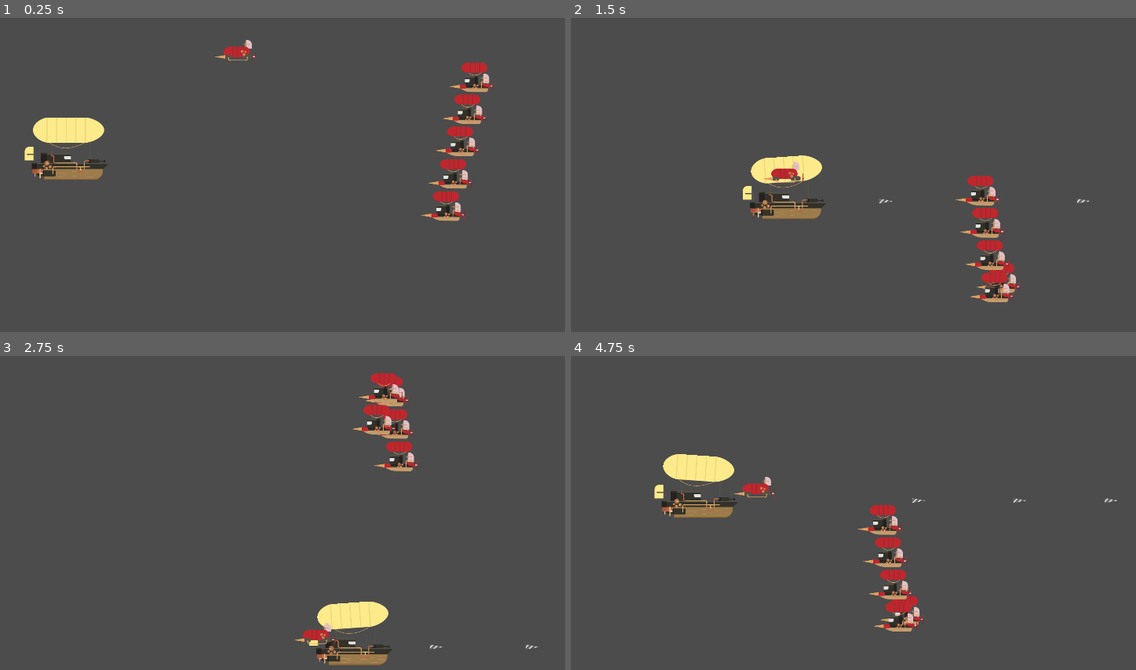
Above: before the commit, frames 1-4 (two rows, left to right).
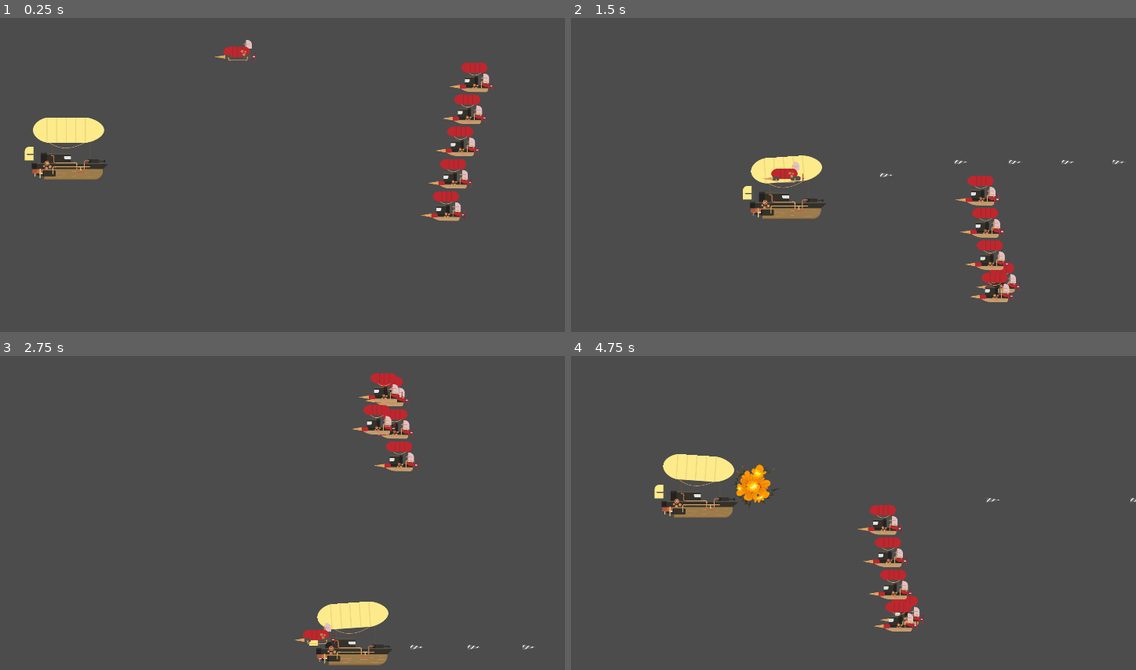
Above: after the commit, the same moments.

Repository: platzi/taller-godot-arkanet
Game: Godot game, scene res://Scenes/Nivel1.tscn
Two runs of this game, one before a commit and one after it. Both use one fixed random seed, a clock stepped at 60 frames per second and the inputs below.
Inputs (mouse positions are in pixels of both pictures, inside the frame that each line leads up to):
- Up to frame 1 (0.25 s): no input
- Up to frame 2 (1.5 s): move the mouse to (960, 137) at 0.52 s; press the mouse at (960, 137) at 0.53 s; hold D (move_right) 0.53-1.28 s; move the mouse to (695, 175) at 1.27 s; release the mouse at (695, 175) at 1.28 s; hold S (move_down) from 1.28 s (still down); click (695, 175) at 1.35 s
- Up to frame 3 (2.75 s): move the mouse to (316, 415) at 2.02 s; release S (move_down) at 2.03 s; press the mouse at (316, 415) at 2.03 s; hold D (move_right) from 2.03 s (still down)
- Up to frame 4 (4.75 s): move the mouse to (791, 563) at 2.77 s; release D (move_right) at 2.78 s; release the mouse at (791, 563) at 2.78 s; hold W (move_up) 2.78-3.53 s; click (791, 563) at 2.85 s; move the mouse to (1011, 547) at 3.52 s; press the mouse at (1011, 547) at 3.53 s; hold A (move_left) from 3.53 s (still down); move the mouse to (633, 440) at 4.27 s; release the mouse at (633, 440) at 4.28 s; click (633, 440) at 4.35 s

The runs differ from the first frame. In frame 1, less than 0.1% of the frame differs, in the area x 6-88%, y 20-65%; in frame 2, 0.2%; in frame 3, 0.1%; in frame 4, 0.7%, in the area x 18-100%, y 34-88%.
Error after the commit: Invalid call. Nonexistent function 'set_explosion' in base 'Area2D'. (res://Scripts/Disparo.gd:8)

Commit message:
Clase 9 - Colisiones

Diff:
--- a/Scenes/Disparo.tscn
+++ b/Scenes/Disparo.tscn
@@ -1,6 +1,7 @@
-[gd_scene load_steps=12 format=2]
+[gd_scene load_steps=13 format=2]
 
 [ext_resource path="res://Assets/disparo/disparo.png" type="Texture" id=1]
+[ext_resource path="res://Scripts/Disparo.gd" type="Script" id=2]
 
 [sub_resource type="AtlasTexture" id=1]
 flags = 4
@@ -56,11 +57,12 @@
 mode = 2
 gravity_scale = 0.0
 linear_velocity = Vector2( 1500, 0 )
+script = ExtResource( 2 )
 
 [node name="AnimatedSprite" type="AnimatedSprite" parent="."]
 frames = SubResource( 8 )
 animation = "disparo"
-frame = 6
+frame = 5
 playing = true
 
 [node name="CollisionShape2D" type="CollisionShape2D" parent="."]
@@ -74,3 +76,5 @@
 self_modulate = Color( 0.0431373, 0.886275, 0.176471, 1 )
 position = Vector2( 23, 0 )
 shape = SubResource( 10 )
+
+[connection signal="area_entered" from="Area2D" to="." method="_on_Area2D_area_entered"]
--- a/Scenes/EnemigoDirigido.tscn
+++ b/Scenes/EnemigoDirigido.tscn
@@ -1,7 +1,8 @@
-[gd_scene load_steps=11 format=2]
+[gd_scene load_steps=22 format=2]
 
 [ext_resource path="res://Assets/enemigos/enemigo2.png" type="Texture" id=1]
 [ext_resource path="res://Scripts/EnemigoDirigido.gd" type="Script" id=2]
+[ext_resource path="res://Assets/enemigos/explosion.png" type="Texture" id=3]
 
 [sub_resource type="AtlasTexture" id=1]
 flags = 4
@@ -33,19 +34,74 @@
 atlas = ExtResource( 1 )
 region = Rect2( 730, 0, 146, 95 )
 
+[sub_resource type="AtlasTexture" id=9]
+flags = 4
+atlas = ExtResource( 3 )
+region = Rect2( 0, 0, 200, 170 )
+
+[sub_resource type="AtlasTexture" id=10]
+flags = 4
+atlas = ExtResource( 3 )
+region = Rect2( 200, 0, 200, 170 )
+
+[sub_resource type="AtlasTexture" id=11]
+flags = 4
+atlas = ExtResource( 3 )
+region = Rect2( 400, 0, 200, 170 )
+
+[sub_resource type="AtlasTexture" id=12]
+flags = 4
+atlas = ExtResource( 3 )
+region = Rect2( 600, 0, 200, 170 )
+
+[sub_resource type="AtlasTexture" id=13]
+flags = 4
+atlas = ExtResource( 3 )
+region = Rect2( 800, 0, 200, 170 )
+
+[sub_resource type="AtlasTexture" id=14]
+flags = 4
+atlas = ExtResource( 3 )
+region = Rect2( 1000, 0, 200, 170 )
+
+[sub_resource type="AtlasTexture" id=15]
+flags = 4
+atlas = ExtResource( 3 )
+region = Rect2( 1200, 0, 200, 170 )
+
+[sub_resource type="AtlasTexture" id=16]
+flags = 4
+atlas = ExtResource( 3 )
+region = Rect2( 1400, 0, 200, 170 )
+
+[sub_resource type="AtlasTexture" id=17]
+flags = 4
+atlas = ExtResource( 3 )
+region = Rect2( 1600, 0, 200, 170 )
+
+[sub_resource type="AtlasTexture" id=18]
+flags = 4
+atlas = ExtResource( 3 )
+region = Rect2( 1800, 0, 200, 170 )
+
 [sub_resource type="SpriteFrames" id=7]
 animations = [ {
 "frames": [ SubResource( 1 ), SubResource( 2 ), SubResource( 3 ), SubResource( 4 ), SubResource( 5 ), SubResource( 6 ) ],
 "loop": true,
 "name": "idle",
 "speed": 20.0
+}, {
+"frames": [ SubResource( 9 ), SubResource( 10 ), SubResource( 11 ), SubResource( 12 ), SubResource( 13 ), SubResource( 14 ), SubResource( 15 ), SubResource( 16 ), SubResource( 17 ), SubResource( 18 ) ],
+"loop": false,
+"name": "explosion",
+"speed": 15.0
 } ]
 
 [sub_resource type="CapsuleShape2D" id=8]
 radius = 14.2317
 height = 65.5336
 
-[node name="EnemigoDirigido" type="Area2D"]
+[node name="EnemigoDirigido" type="Area2D" groups=["enemigo"]]
 script = ExtResource( 2 )
 
 [node name="AnimatedSprite" type="AnimatedSprite" parent="."]
--- a/Scenes/GrupoEnemigos.tscn
+++ b/Scenes/GrupoEnemigos.tscn
@@ -55,13 +55,12 @@
 rotate = false
 loop = false
 
-[node name="Enemigo" type="Area2D" parent="PathFollow2D"]
+[node name="Enemigo" type="Area2D" parent="PathFollow2D" groups=["enemigo"]]
 position = Vector2( 0.00012207, 0 )
 
 [node name="AnimatedSprite" type="AnimatedSprite" parent="PathFollow2D/Enemigo"]
 frames = SubResource( 7 )
 animation = "Idle"
-frame = 1
 playing = true
 
 [node name="CollisionShape2D" type="CollisionShape2D" parent="PathFollow2D/Enemigo"]
@@ -76,13 +75,12 @@
 rotate = false
 loop = false
 
-[node name="Enemigo" type="Area2D" parent="PathFollow2D2"]
+[node name="Enemigo" type="Area2D" parent="PathFollow2D2" groups=["enemigo"]]
 position = Vector2( 0.00012207, 0 )
 
 [node name="AnimatedSprite" type="AnimatedSprite" parent="PathFollow2D2/Enemigo"]
 frames = SubResource( 7 )
 animation = "Idle"
-frame = 1
 playing = true
 
 [node name="CollisionShape2D" type="CollisionShape2D" parent="PathFollow2D2/Enemigo"]
@@ -97,13 +95,12 @@
 rotate = false
 loop = false
 
-[node name="Enemigo" type="Area2D" parent="PathFollow2D3"]
+[node name="Enemigo" type="Area2D" parent="PathFollow2D3" groups=["enemigo"]]
 position = Vector2( 0.00012207, 0 )
 
 [node name="AnimatedSprite" type="AnimatedSprite" parent="PathFollow2D3/Enemigo"]
 frames = SubResource( 7 )
 animation = "Idle"
-frame = 1
 playing = true
 
 [node name="CollisionShape2D" type="CollisionShape2D" parent="PathFollow2D3/Enemigo"]
@@ -118,13 +115,12 @@
 rotate = false
 loop = false
 
-[node name="Enemigo" type="Area2D" parent="PathFollow2D4"]
+[node name="Enemigo" type="Area2D" parent="PathFollow2D4" groups=["enemigo"]]
 position = Vector2( 0.00012207, 0 )
 
 [node name="AnimatedSprite" type="AnimatedSprite" parent="PathFollow2D4/Enemigo"]
 frames = SubResource( 7 )
 animation = "Idle"
-frame = 1
 playing = true
 
 [node name="CollisionShape2D" type="CollisionShape2D" parent="PathFollow2D4/Enemigo"]
@@ -139,12 +135,13 @@
 rotate = false
 loop = false
 
-[node name="Enemigo" type="Area2D" parent="PathFollow2D5"]
+[node name="Enemigo" type="Area2D" parent="PathFollow2D5" groups=["enemigo"]]
 position = Vector2( 0.00012207, 0 )
 
 [node name="AnimatedSprite" type="AnimatedSprite" parent="PathFollow2D5/Enemigo"]
 frames = SubResource( 7 )
 animation = "Idle"
+frame = 4
 playing = true
 
 [node name="CollisionShape2D" type="CollisionShape2D" parent="PathFollow2D5/Enemigo"]
--- a/Scenes/Personaje.tscn
+++ b/Scenes/Personaje.tscn
@@ -125,7 +125,7 @@
 position = Vector2( -6, 26 )
 frames = SubResource( 7 )
 animation = "idle"
-frame = 1
+frame = 4
 playing = true
 
 [node name="Globo" type="Sprite" parent="."]
--- /dev/null
+++ b/Scripts/Disparo.gd
@@ -0,0 +1,9 @@
+extends RigidBody2D
+
+
+
+
+func _on_Area2D_area_entered(area):
+	if area.is_in_group("enemigo"):
+		area.set_explosion()
+	pass # Replace with function body.
--- a/Scripts/EnemigoDirigido.gd
+++ b/Scripts/EnemigoDirigido.gd
@@ -4,6 +4,12 @@
 
 onready var personaje = get_tree().get_nodes_in_group("personaje")
 
+func set_explosion():
+	collision_mask = 0
+	collision_layer = 0
+	$AnimatedSprite.animation = "explosion"
+	yield($AnimatedSprite,"animation_finished")
+	queue_free()
 
 func _physics_process(delta):
 	var posicion_personaje = personaje[0].global_position
--- a/Scripts/Personaje.gd
+++ b/Scripts/Personaje.gd
@@ -30,8 +30,9 @@
 		cooldown = false
 		$Timer.start()
 		var instancia_disparo = Disparo.instance()
-		instancia_disparo.position = $DisparoPos.position
+		instancia_disparo.global_position = $DisparoPos.global_position
 		add_child(instancia_disparo)
+		instancia_disparo.set_as_toplevel(true)
 
 func _physics_process(_delta):
 	get_inputs()
